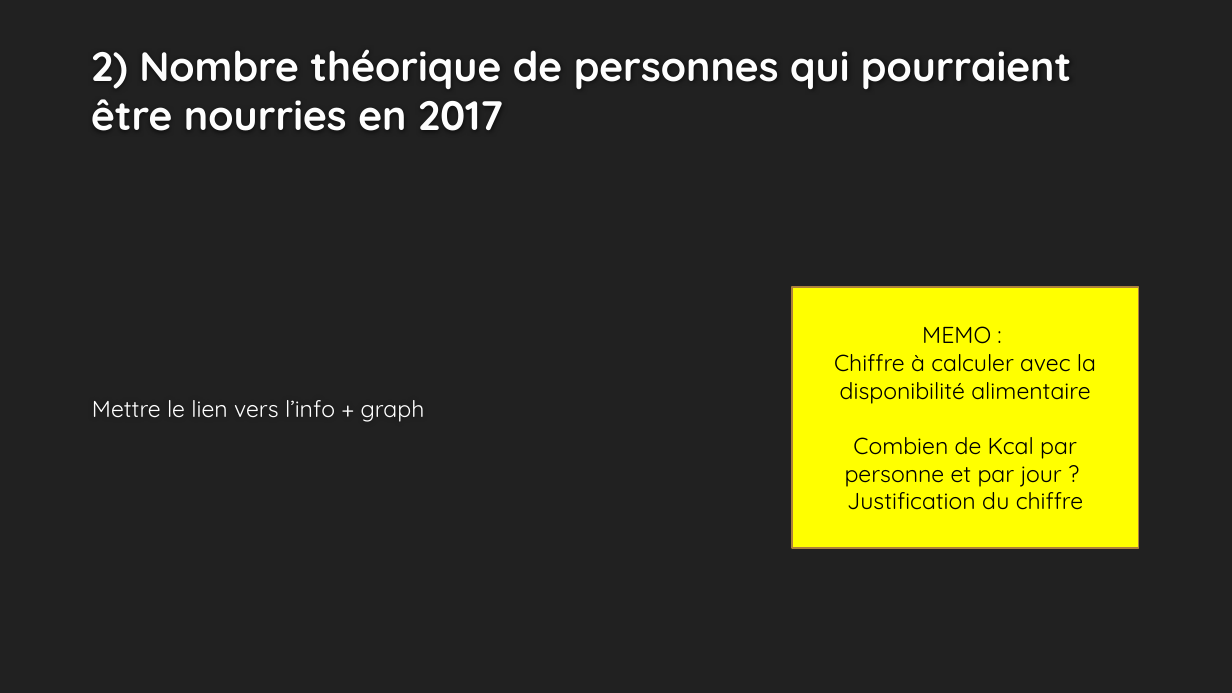
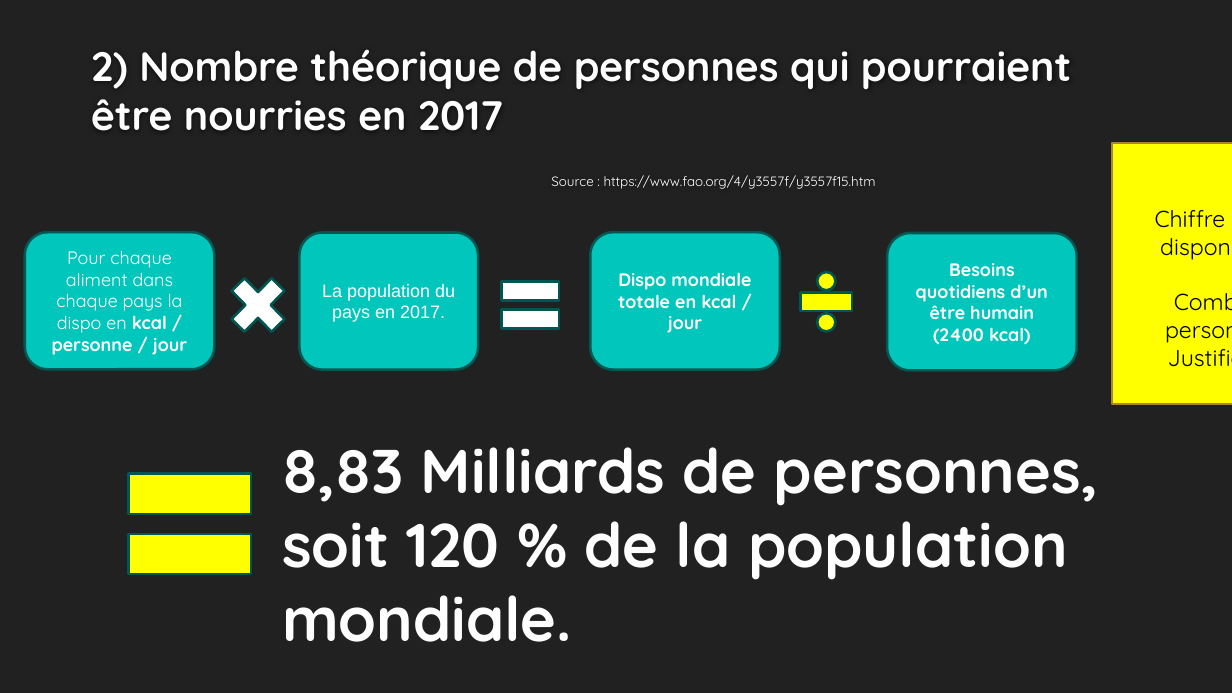
Before and after one commit to ziedbelhocine/Cours-OC, a slide deck: slide 5 of Data_Analyst/Projet_4/Template+de+présentation_Faim_monde-V2.pptx. Drawn at 1232x693 pixels with LibreOffice and Linux fonts; fonts in the diff are those of the drawing; background and template pictures are left out. Boxes give left, top, right and bottom in pixels: in the first picture for what was removed or moved away, otherwise in the second. Text is boxed around its words. In the diff, an @@ line names an element or a change of style, - is before the commit and + after.

```diff
--- a/Data_Analyst/Projet_4/Template+de+présentation_Faim_monde-V2.pptx
+++ b/Data_Analyst/Projet_4/Template+de+présentation_Faim_monde-V2.pptx
@@ rectangle "MEMO :": place and size @@
-rectangle "MEMO :" at (792,287,1139,548)
+rectangle "MEMO :" at (1113,143,1232,404)
@@ text added at (551,175,876,189), 10.5 pt, text #FFFFFF @@
+Source : https://www.fao.org/4/y3557f/y3557f15.htm
@@ rounded rectangle added at (25,232,214,369), fill #00C6BB, outline #005752 2 pt, 14 pt, text #FFFFFF @@
+Pour chaque aliment dans chaque pays la dispo en kcal / personne / jour
@@ rounded rectangle added at (299,233,478,370), fill #00C6BB, outline #005752 2 pt, 14 pt, text #FFFFFF @@
+La population du pays en 2017.
@@ rounded rectangle added at (591,232,780,370), fill #00C6BB, outline #005752 2 pt, 14 pt, text #FFFFFF, bold @@
+Dispo mondiale totale en kcal / jour
@@ rounded rectangle added at (887,233,1077,371), fill #00C6BB, outline #005752 2 pt, 14 pt, text #FFFFFF, bold @@
+Besoins quotidiens d’un être humain (2400 kcal)
@@ cross added at (220,265,297,344), fill #FFFFFF, outline #005752 2 pt @@
@@ math equal added at (491,265,569,345), fill #FFFFFF, outline #005752 2 pt @@
@@ math divide added at (791,262,861,340), fill #FFFF00, outline #005752 2 pt @@
@@ text removed at (92,400,425,422) @@
-Mettre le lien vers l’info + graph
@@ math equal added at (106,439,273,610), fill #FFFF00, outline #005752 2 pt @@
@@ text added at (282,447,1098,642), 48 pt, text #FEFEFE, bold @@
+8,83 Milliards de personnes, soit 120 % de la population mondiale.
```
Also in this commit, not shown: 12 other slides changed, 11 other files.
